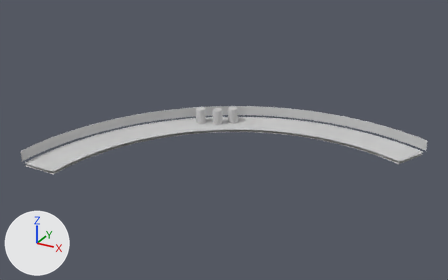
The FBX model UnityProject/Y3P2/Assets/Meshes/Environment/3D_Track_Corner.FBX, before and after one commit.
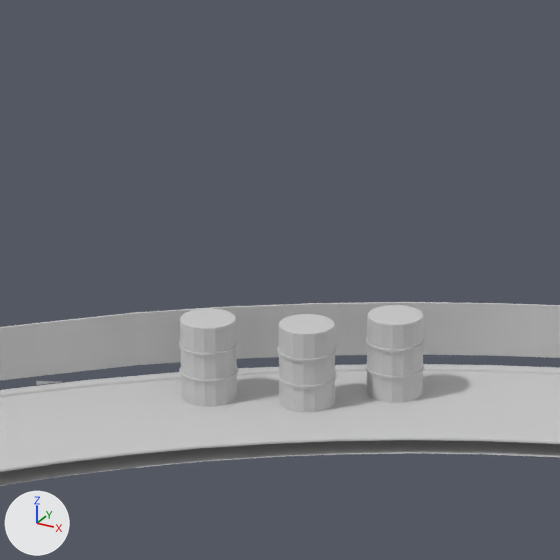
Each version appears first whole from a camera (50 mm lens) standing at (21.55, -9.54, 11.48) and looking at (8.7, 13.82, -0.2), and next in a close-up on the part from 37% to 58% of the width and 19% to 54% of the height. The lights are fixed; the arrows at lower left show +X, +Y and +Z. Where no turn or scale is listed for an object, it has been applied to the vertices.

Objects in the first close-up: '3D_Track_Corner'.
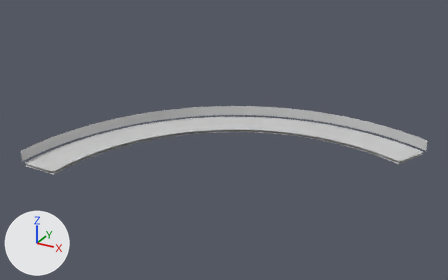
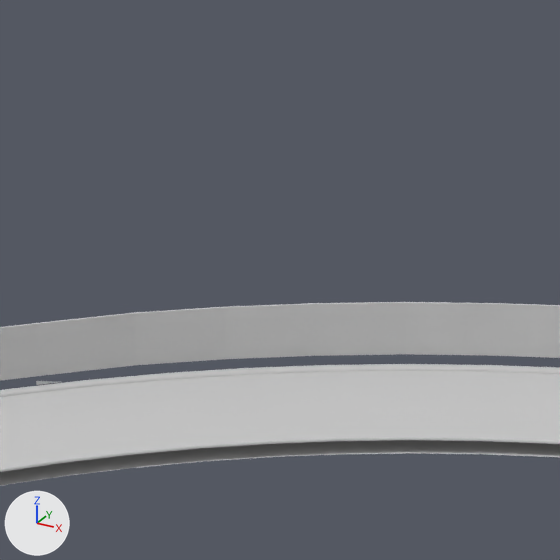
Changed parts and their boxes (x1, y1, x2, y2) in the close-ups (560 x 560 px):
part 1 of me_mesh, deleted
    before: (366, 305, 425, 403)
part 2 of me_mesh, deleted
    before: (277, 314, 337, 412)
part 3 of me_mesh, deleted
    before: (179, 308, 238, 407)

Patch to the scene script:
```diff
--- a/UnityProject/Y3P2/Assets/Meshes/Environment/3D_Track_Corner.FBX.py
+++ b/UnityProject/Y3P2/Assets/Meshes/Environment/3D_Track_Corner.FBX.py
@@ me_mesh @@
 me_mesh.from_pydata(...)  # 1751 vertices, 1679 faces; spans x -7.9..7.9, y -5.6..5.6, z -0.4..0.4
 # used by ob_3d_track_corner; location = (9.151, 13.926, -0.498)
+# me_mesh part 1: the loose piece of 256 vertices spanning x -2.2..-1.6, y 3.2..3.7, z -0.3..0.4 is deleted
+# me_mesh part 2: the loose piece of 256 vertices spanning x -2.7..-2.2, y 2.6..3.2, z -0.3..0.4 is deleted
+# me_mesh part 3: the loose piece of 256 vertices spanning x -3.6..-3.1, y 2.3..2.9, z -0.3..0.4 is deleted
 me_mesh.materials.append(mat_mat_default)
```
